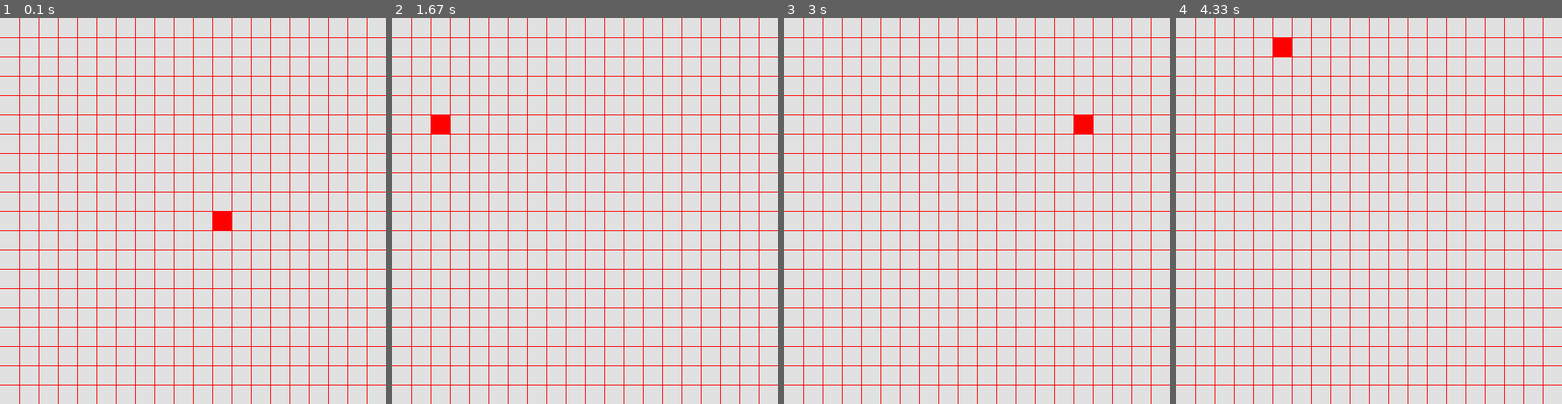
Above: before the commit, frames 1-4 (left to right).
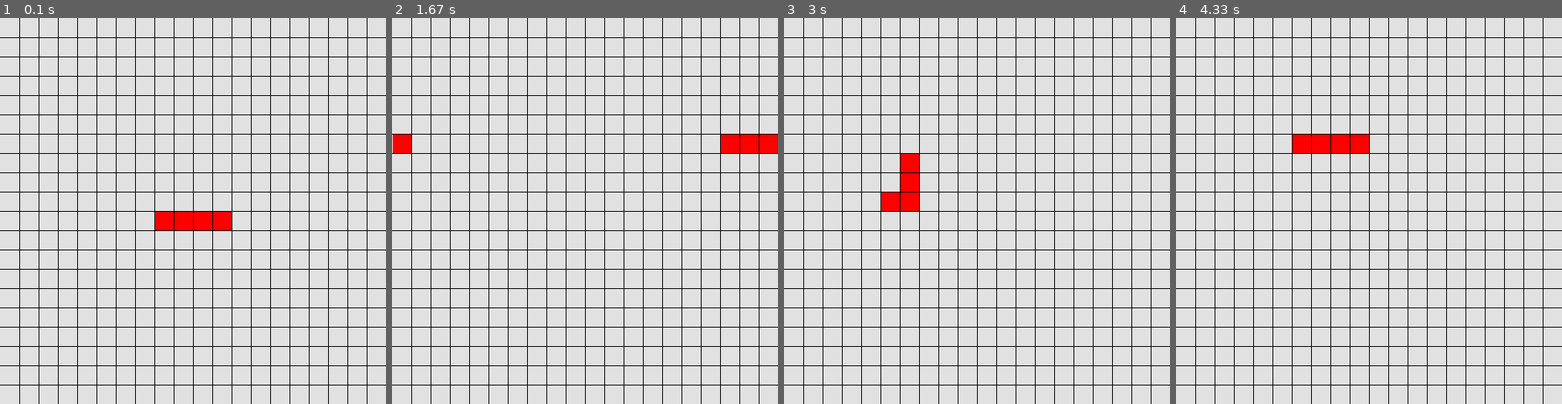
Above: after the commit, the same moments.

Repository: zbarnes-wtamu/snake
Game: pygame game, started from snake.py
The game is run twice, just before and just after one commit, with the same random seed, the same clock (stepped at 60 frames per second) and the same inputs.
Inputs:
- Up to frame 1 (0.1 s): no input
- Up to frame 2 (1.67 s): hold Right 0.33-0.8 s; hold Up 0.83-1.3 s; hold Right from 1.33 s (still down)
- Up to frame 3 (3 s): release Right at 1.8 s; hold Left 1.83-2.37 s; hold Down 2.4-2.73 s; hold Left from 2.77 s (still down)
- Up to frame 4 (4.33 s): release Left at 3.17 s; hold Up 3.2-3.57 s; hold Right 3.6-4.23 s; hold Down from 4.27 s (still down)

The runs differ from the first frame. In frame 1, 8.1% of the frame differs, in the area x 0-100%, y 0-100%; in frame 2, 8.6%; in frame 3, 8.6%; in frame 4, 8.6%.

Commit message:
Added tail

Diff:
--- a/snake.py
+++ b/snake.py
@@ -18,29 +18,22 @@
 #*******************************************#
 class Board(object):
     def __init__(self, w: int = 500, h: int = 500, r: int = 20):
-        self._width = w
-        self._height = h
-        self._rows = r
-        self._gap = w // r
+        self.__width = w
+        self.__height = h
+        self.__rows = r
+        self.__gap = w // r
 
     def draw(self, window) -> None:
-        gap = self._width // self._rows
+        gap = self.__width // self.__rows
         window.fill((225,225,225))
         x=0
         y=0
-        for line in range(self._rows):
+        for line in range(self.__rows):
             x=x+gap
             y=y+gap
-            pygame.draw.line( window, (255,0,0), (x,0),(x,self._width))
-            pygame.draw.line( window,(255,0,0), (0,y), (self._width,y))
-
-
+            pygame.draw.line( window, (0,0,0), (x,0),(x,self.__width))
+            pygame.draw.line( window,(0,0,0), (0,y), (self.__width,y))
         pygame.display.flip()
-
-    def draw_square(self, window, snake):
-        square = pygame.Surface((self._gap,self._gap))
-        square.fill((255,0,0))
-        window.blit(square, (snake.get_x() * self._gap ,snake.get_y()*self._gap))
 #############################################
 
 
@@ -49,46 +42,92 @@
 #*******************************************#
 class Snake(object):
     def __init__(self, x: int = 10, y: int = 10) -> None:
-        self._x = x     # x pos
-        self._y = y     # y pos
-        self._xV = 1    # x velocity
-        self._yV = 0    # y velocity
-        self._size = 3  # size of snake
-        self._body = [(int,int)*100]
+        self.__xV = 1    # x velocity
+        self.__yV = 0    # y velocity
+        self.__size = 3  # size of snake
+        start_x = 10     # starting x coordinate
+        start_y = 10     # starting y coordinate
+        self.__head = Square(start_x, start_y)
+        self.__body = []
+        for i in range(self.__size):
+            start_x -= 1
+            self.__body.append(Square(start_x, start_y))
 
     def update_pos(self):
-        self._x += self._xV # update x pos according to x velocity
-        self._y += self._yV # update y pos according to y velocity
+        # Update head of snake according to velocities,
+        # and body according to square in front of it
+        for i in range(self.__size - 1, -1, -1):
+            if i == 0:
+                self.__body[i].x = self.__head.x
+                self.__body[i].y = self.__head.y
+            else:
+                self.__body[i].x = self.__body[i-1].x
+                self.__body[i].y = self.__body[i-1].y
 
-        if self._x > 19:    # If snake has gone off right side of board:
-            self._x = 0     # Place snake left side of board
-        if self._x < 0:     # If snake has gone off of left side of board:
-            self._x = 19    # Place snake on right side of board
+        self.__head.x += self.__xV # update x pos according to x velocity
+        self.__head.y += self.__yV # update y pos according to y velocity
 
-        if self._y > 19:
-            self._y = 0
-        if self._y < 0:
-            self._y = 19
+        if self.__head.x > 19:    # If snake has gone off right side of board:
+            self.__head.x = 0     # Place snake left side of board
+        if self.__head.x < 0:     # If snake has gone off of left side of board:
+            self.__head.x = 19    # Place snake on right side of board
+
+        if self.__head.y > 19:
+            self.__head.y = 0
+        if self.__head.y < 0:
+            self.__head.y = 19
 
     def dir_up(self):
         # If not going down, change direction to up.
-        if self._yV != 1:   # if not going down
-            self._yV = -1   # go up
-            self._xV = 0    # don't move horizontally
+        if self.__yV != 1:   # if not going down
+            self.__yV = -1   # go up
+            self.__xV = 0    # don't move horizontally
 
     def dir_right(self):
         # If  not going left, change direction to right.
-        if self._xV != -1:  # if not going left
-            self._xV = 1    # go right
-            self._yV = 0    # don't move vertically
+        if self.__xV != -1:  # if not going left
+            self.__xV = 1    # go right
+            self.__yV = 0    # don't move vertically
+
+    def dir_left(self):
+        # If not going right, change direction to left.
+        if self.__xV != 1:  # if not going right
+            self.__xV = -1  # go left
+            self.__yV  = 0  # dont move horizontally
+
+    def dir_down(self):
+        # If not going up, change direction to down.
+        if self.__yV != -1: # if not going up
+            self.__yV = 1   # go down
+            self.__xV = 0   # dont move vertically
+
+    def draw(self, window):
+        self.__head.draw(window)
+        for i in range(self.__size):
+            self.__body[i].draw(window)
 
     # GETTERS
-    def get_x(self):
-        return self._x
-    def get_y(self):
-        return self._y
+    def get__x(self):
+        return self.__x
+    def get__y(self):
+        return self.__y
+######################################
 
-######################################
+
+#**************************************#
+#                Square                #
+#**************************************#
+class Square(object):
+    def __init__(self, start_x, start_y):
+        self.x = start_x # x coordinate
+        self.y = start_y # y coordinate
+        self.__gap = 500 // 20
+
+    def draw(self, window):
+         square = pygame.Surface((self.__gap - 1,self.__gap - 1))
+         square.fill((255,0,0))
+         window.blit(square, (self.x * self.__gap + 1 ,self.y * self.__gap + 1))
+########################################
 
 
 #************************************#
@@ -107,19 +146,19 @@
             if event.type == pygame.QUIT:
                 running = False
         keys = pygame.key.get_pressed()         # This will give us a dictonary where each key has a value of 1 or 0. Where 1 is pressed and 0 is not pressed.
-        if keys[pygame.K_LEFT]:                 # We can check if a key is pressed like this
-            pass
+        if keys[pygame.K_LEFT]:                 # Left pushed
+            snake.dir_left()                    # Go left
         if keys[pygame.K_RIGHT]:                # Right pushed
             snake.dir_right()                   # Go right
         if keys[pygame.K_UP]:                   # Left pushed
             snake.dir_up()                      # Go up
-        if keys[pygame.K_DOWN]:
-            pass
+        if keys[pygame.K_DOWN]:                 # Down pushed
+            snake.dir_down()                    # Go down
         snake.update_pos()                      # update snake position
         board.draw(window)                      # draw board to window
-        board.draw_square(window, snake)        # draw snake to window
+        snake.draw(window)                      # draw snake to window
         pygame.display.flip()                   # update the window
-        fps.tick(10)                            # max fps
+        fps.tick(8)                            # max fps
 
 
 # call main
